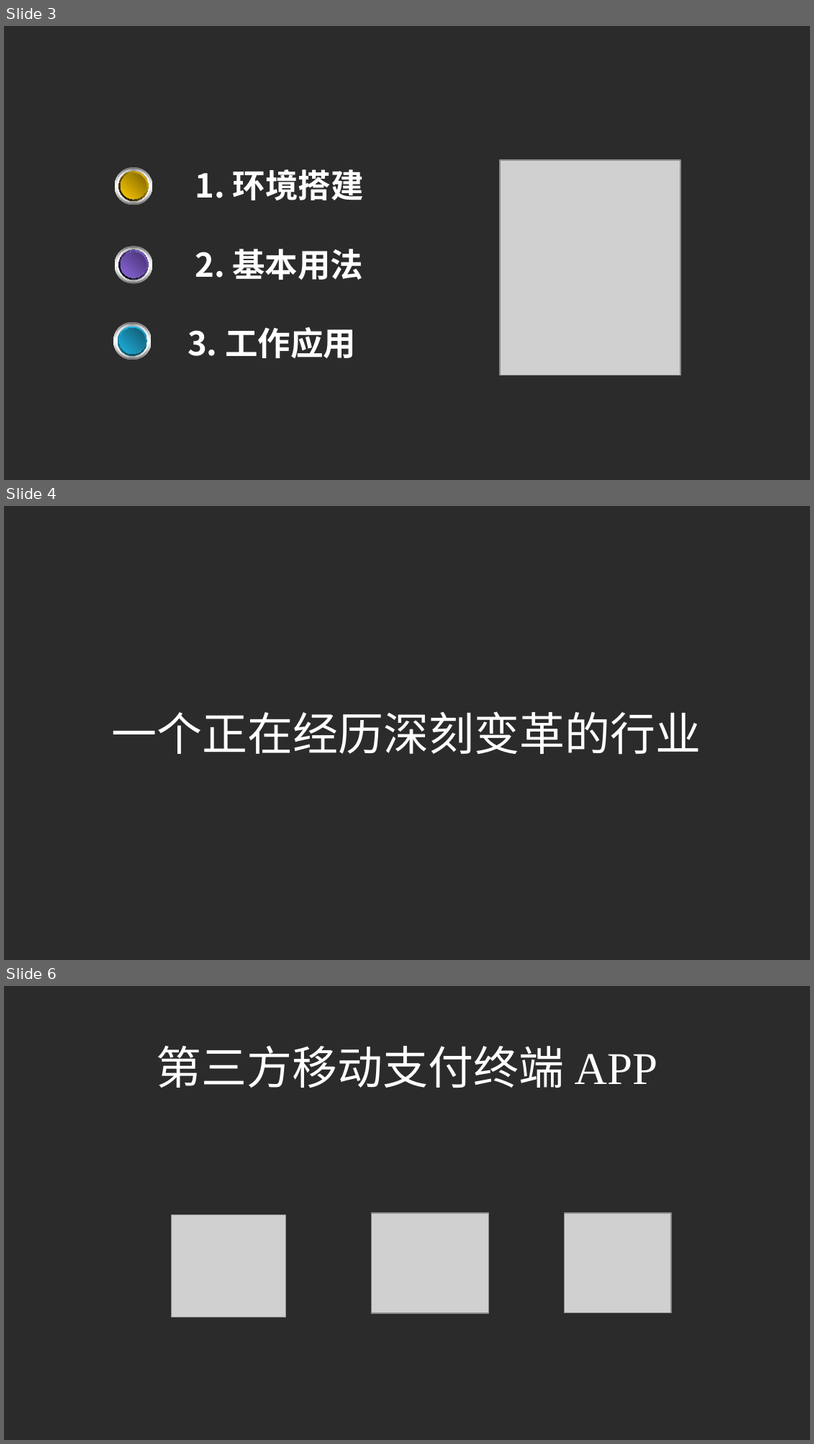
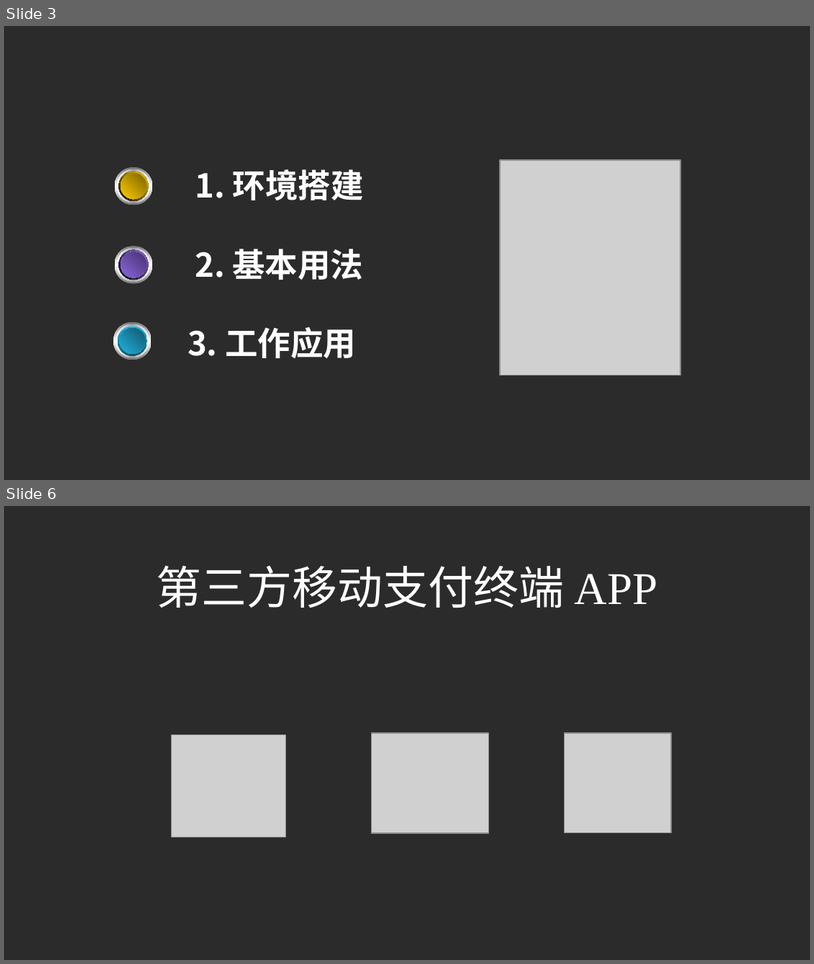
Before and after one commit to liuchangfa/workplace, a slide deck: training/Git/Git.ppt. Shown one above the other, each under a label of ours: slides 3, 4 and 6 before the commit, slides 3 and 6 after it; the slides between them are not shown. The pictures are 814x1444 and 814x964 pixels, drawn with LibreOffice and Linux fonts; fonts in the diff are those of the drawing; grey boxes stand for pictures; background and template pictures are left out; a plain dark background stands for a picture behind light text. Boxes give left, top, right and bottom in pixels: in the first picture for what was removed or moved away, otherwise in the second. Text is boxed around its words. In the diff, an @@ line names an element or a change of style, - is before the commit and + after.

```diff
--- a/training/Git/Git.ppt
+++ b/training/Git/Git.ppt
@@ slide 4 removed at (4, 506, 810, 960), background picture (left out) @@
@@ text removed at (112, 711, 702, 754) @@
-一个正在经历深刻变革的行业
```
Also in this commit, not shown: 3 slides changed, 2 slides added, 1 other slide removed, 4 other files.
